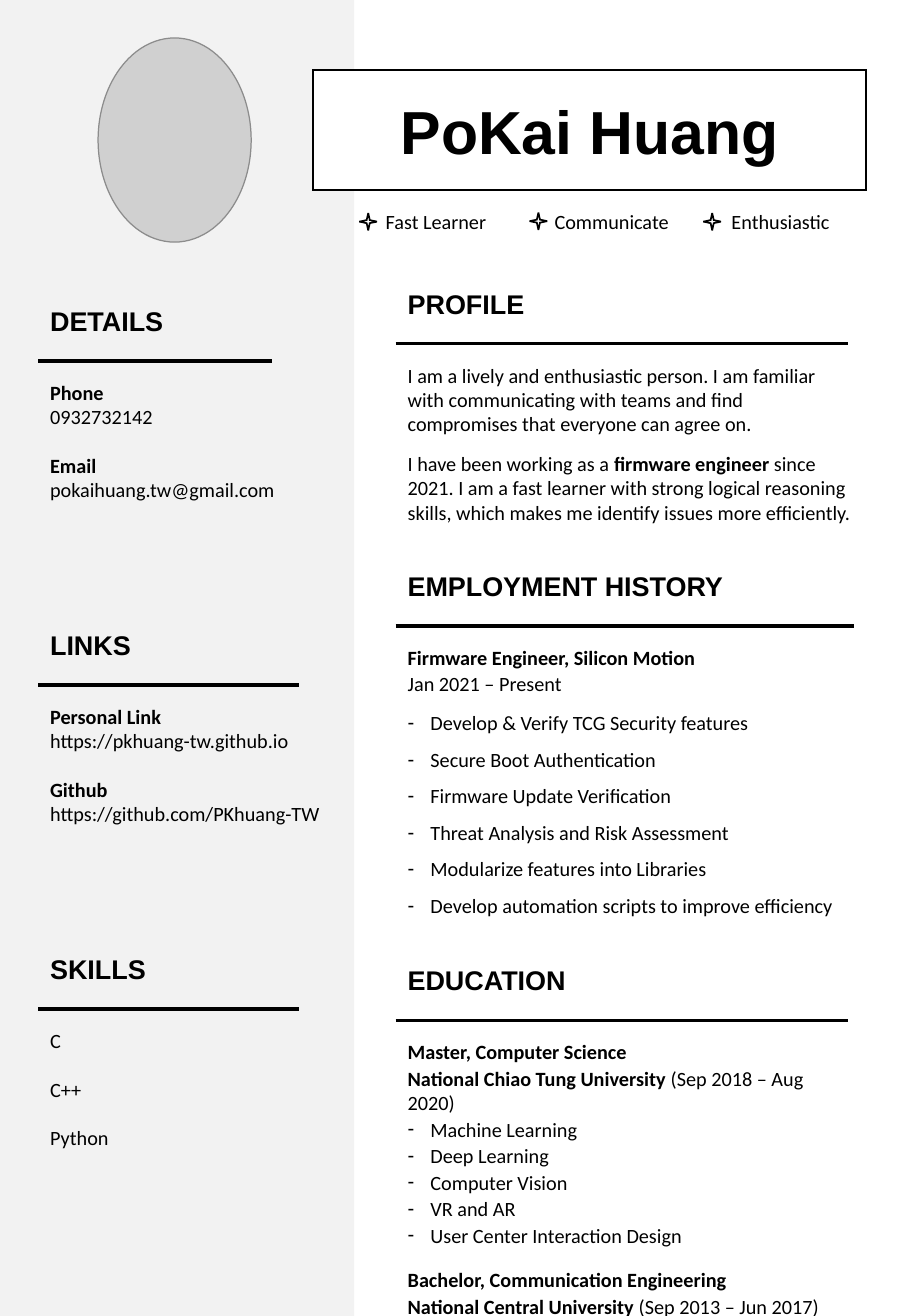
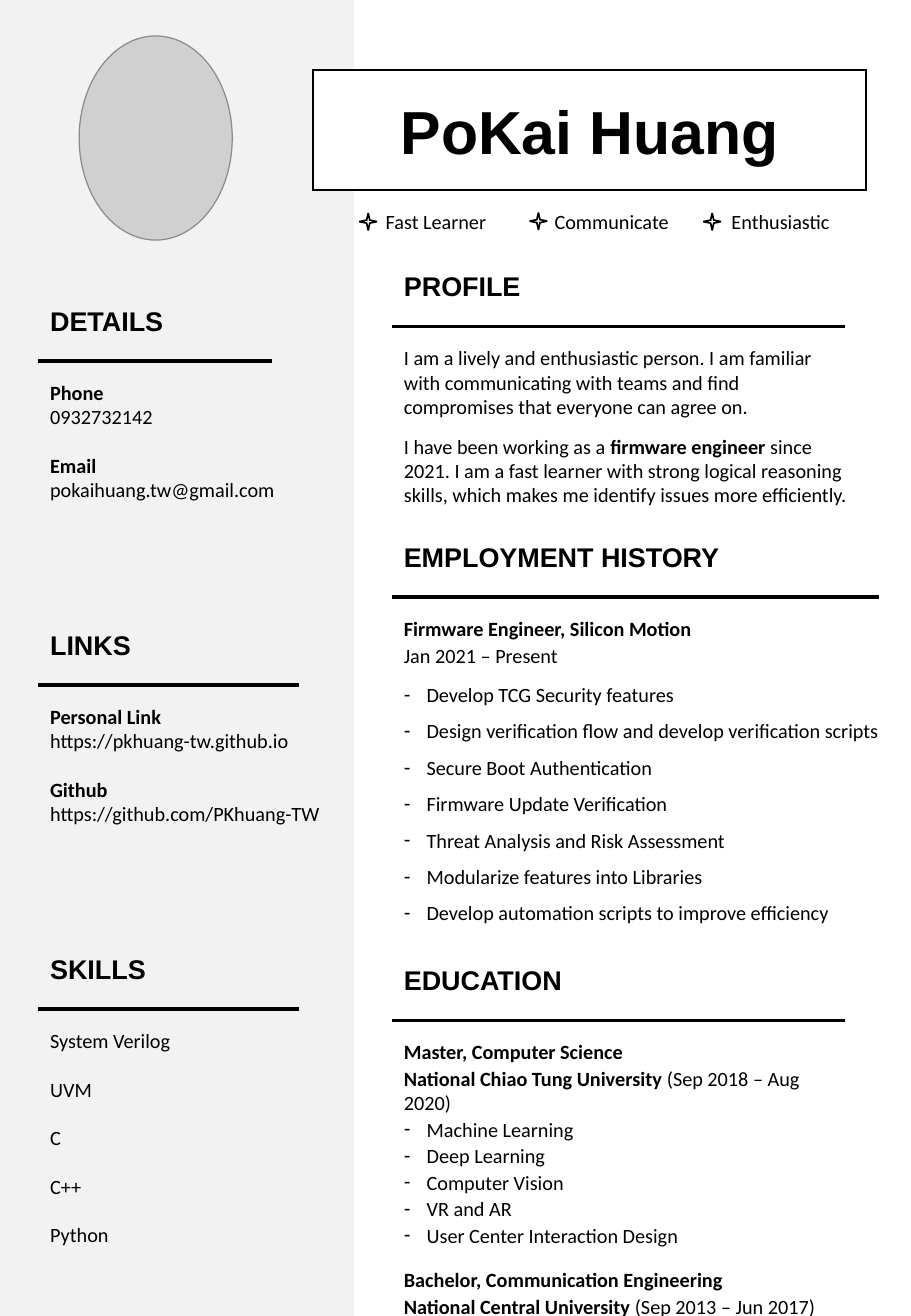
Before and after one commit to PKhuang-TW/HexoCV, a slide deck: slide 1 of public/attaches/PKHuang_Resume.pptx. Drawn at 911x1316 pixels with LibreOffice and Linux fonts; fonts in the diff are those of the drawing; grey boxes stand for pictures. Boxes give left, top, right and bottom in pixels: in the first picture for what was removed or moved away, otherwise in the second. Text is boxed around its words. In the diff, an @@ line names an element or a change of style, - is before the commit and + after.

```diff
--- a/public/attaches/PKHuang_Resume.pptx
+++ b/public/attaches/PKHuang_Resume.pptx
@@ picture: place and size @@
-picture at bbox=[98, 38, 251, 242]
+picture at bbox=[79, 36, 232, 241]
@@ text "PROFILE": place and size @@
-text "PROFILE" at bbox=[408, 295, 525, 315]
+text "PROFILE" at bbox=[404, 277, 521, 297]
@@ line moved from (396, 344) - (849, 344) to (392, 327) - (844, 327) @@
@@ text "I am a lively and ...": place and size @@
-text "I am a lively and ..." at bbox=[408, 369, 850, 524]
+text "I am a lively and ..." at bbox=[404, 351, 846, 506]
@@ text "EMPLOYMENT HISTORY": place and size @@
-text "EMPLOYMENT HISTORY" at bbox=[408, 577, 723, 597]
+text "EMPLOYMENT HISTORY" at bbox=[404, 548, 719, 568]
@@ line moved from (396, 626) - (854, 626) to (392, 598) - (879, 598) @@
@@ text "Firmware Engineer, Silicon Motion": place and size @@
-text "Firmware Engineer, Silicon Motion" at bbox=[408, 650, 833, 917]
+text "Firmware Engineer, Silicon Motion" at bbox=[404, 621, 878, 924]
@@ text at bbox=[427, 688, 878, 742]: text changed @@
-– Develop & Verify TCG Security features
+– Develop TCG Security features
+– Design verification flow and develop verification scripts
@@ text at bbox=[50, 1034, 170, 1097]: paragraphs added @@
+System Verilog
+UVM
@@ 2 texts, 1 line: place and size @@
-2 texts, 1 line at bbox=[396, 971, 849, 1316]
+2 texts, 1 line at bbox=[392, 971, 844, 1316]
```
Also in this commit, not shown: 10 other files.
